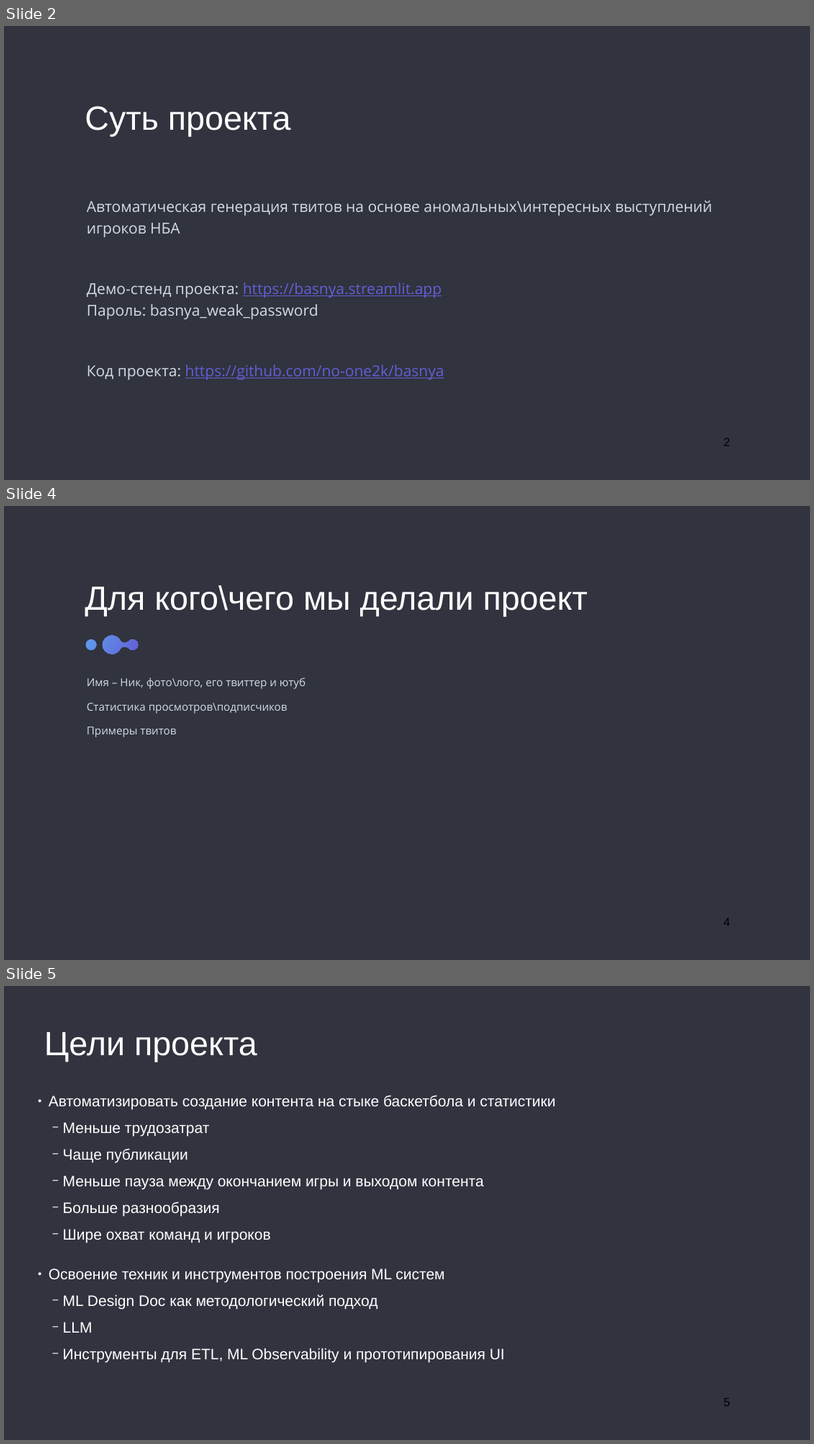
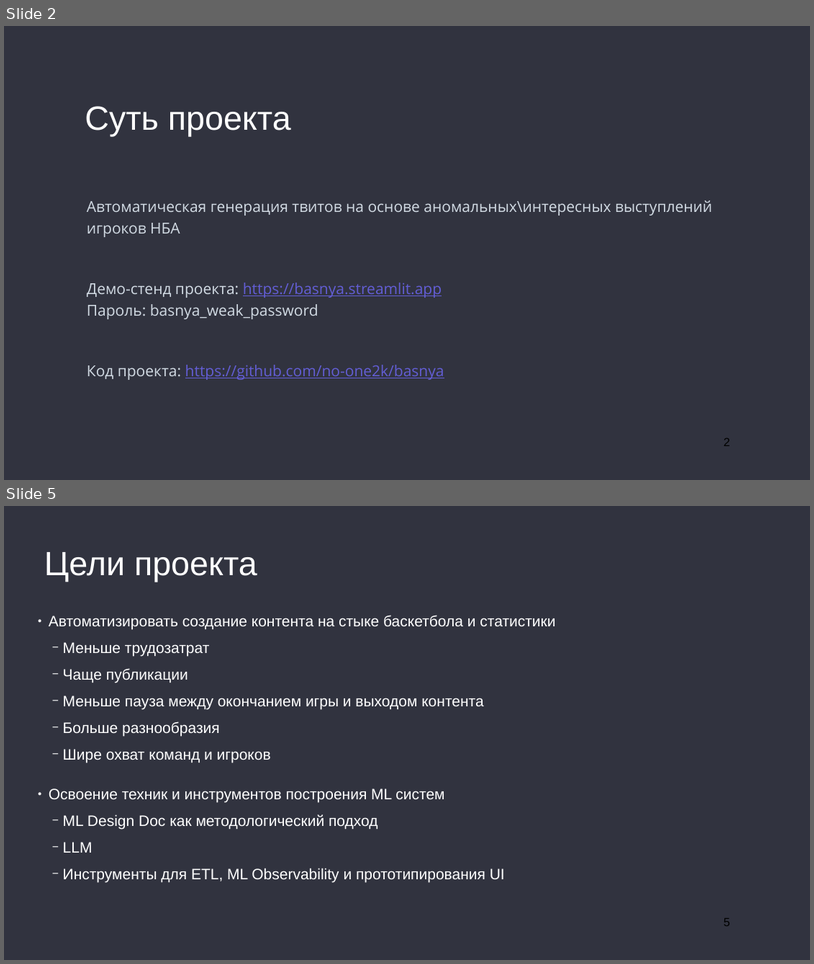
Before and after one commit to no-one2k/basnya, a slide deck: designdoc/basnya_v1.pptx. Shown one above the other, each under a label of ours: slides 2, 4 and 5 before the commit, slides 2 and 5 after it; the slides between them are not shown. The pictures are 814x1444 and 814x964 pixels, drawn with LibreOffice and Linux fonts; fonts in the diff are those of the drawing. Boxes give left, top, right and bottom in pixels: in the first picture for what was removed or moved away, otherwise in the second. Text is boxed around its words. In the diff, an @@ line names an element or a change of style, - is before the commit and + after.

```diff
--- a/designdoc/basnya_v1.pptx
+++ b/designdoc/basnya_v1.pptx
@@ slide 4 removed at bbox=[4, 506, 810, 960], background #31333F @@
@@ text removed at bbox=[85, 585, 588, 616] @@
-Для кого\чего мы делали проект
@@ freeform shape removed at bbox=[86, 636, 138, 654] @@
@@ text removed at bbox=[87, 677, 306, 737] @@
-Имя – Ник, фото\лого, его твиттер и ютуб
-Статистика просмотров\подписчиков
-Примеры твитов
@@ page number removed at bbox=[724, 918, 730, 926] @@
-4
```
Also in this commit, not shown: 1 slide changed, 1 slide added, 1 other file.
